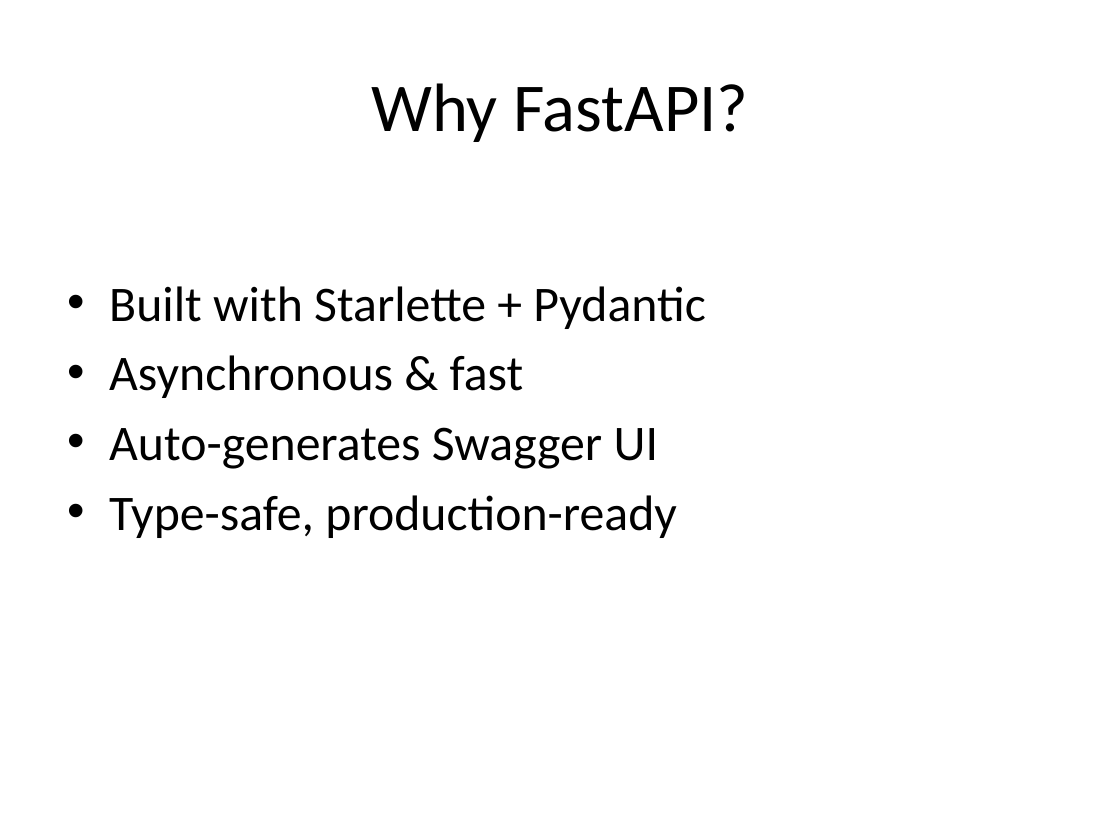
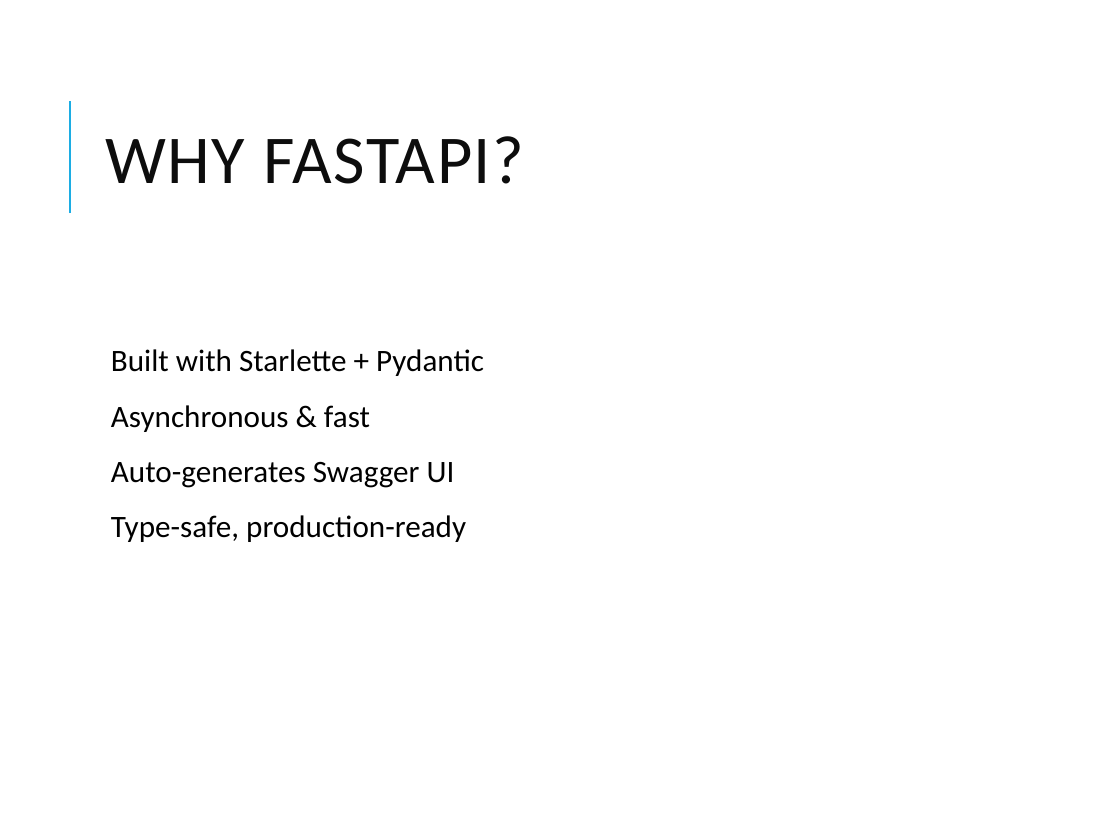
Before and after one commit to Gauransh13738/iris-assignment, a slide deck: slide 3 of FastAPI_by_Gauransh_Singh.pptx. Drawn at 1120x840 pixels with LibreOffice and Linux fonts; fonts in the diff are those of the drawing. Boxes give left, top, right and bottom in pixels: in the first picture for what was removed or moved away, otherwise in the second. Text is boxed around its words. In the diff, an @@ line names an element or a change of style, - is before the commit and + after.

```diff
--- a/FastAPI_by_Gauransh_Singh.pptx
+++ b/FastAPI_by_Gauransh_Singh.pptx
@@ line added from (69, 213) to (69, 101), #1CADE4 1.5 pt @@
@@ title at [105, 136, 525, 184]: text changed; text colour #000000 to #0D0D0D @@
-Why FastAPI?
+WHY FASTAPI?
@@ text "Built with Starlette + Pydantic": place and size @@
-text "Built with Starlette + Pydantic" at [109, 286, 705, 538]
+text "Built with Starlette + Pydantic" at [111, 349, 484, 542]
@@ text "Built with Starlette + Pydantic" at [111, 349, 484, 542]: size 32 to 20 pt; bullet • to  ; line spacing 1 to 0.9; more space between paragraphs @@
```
Also in this commit, not shown: 7 other slides changed.
